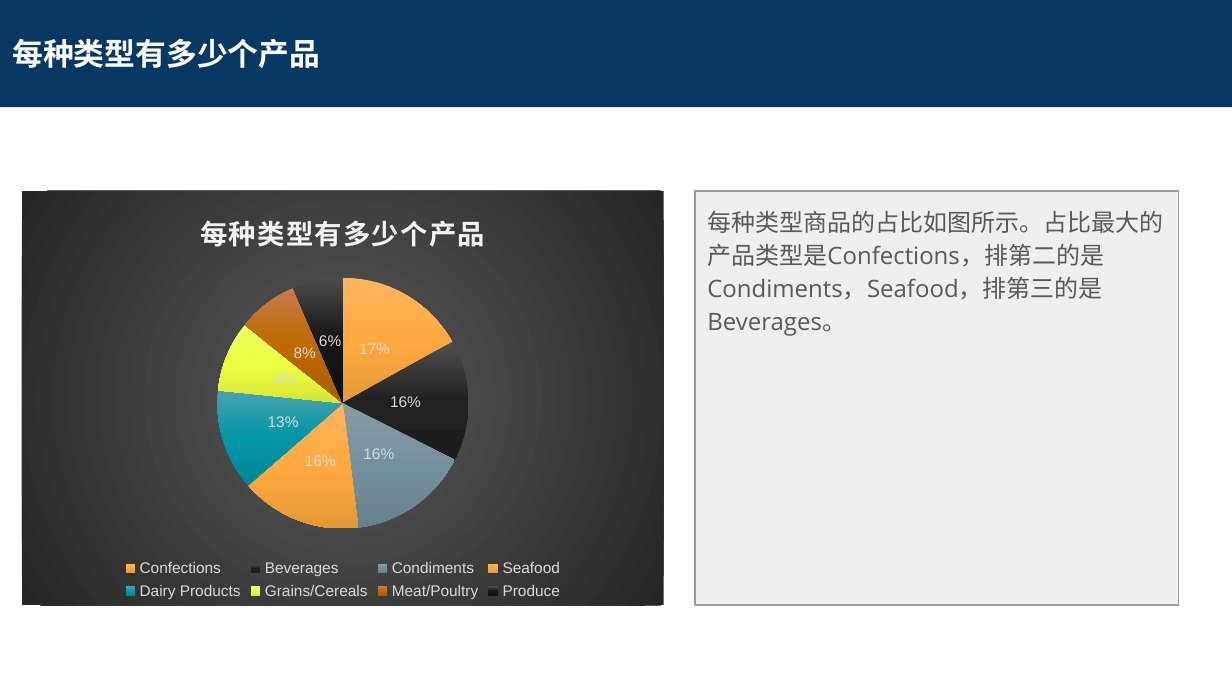
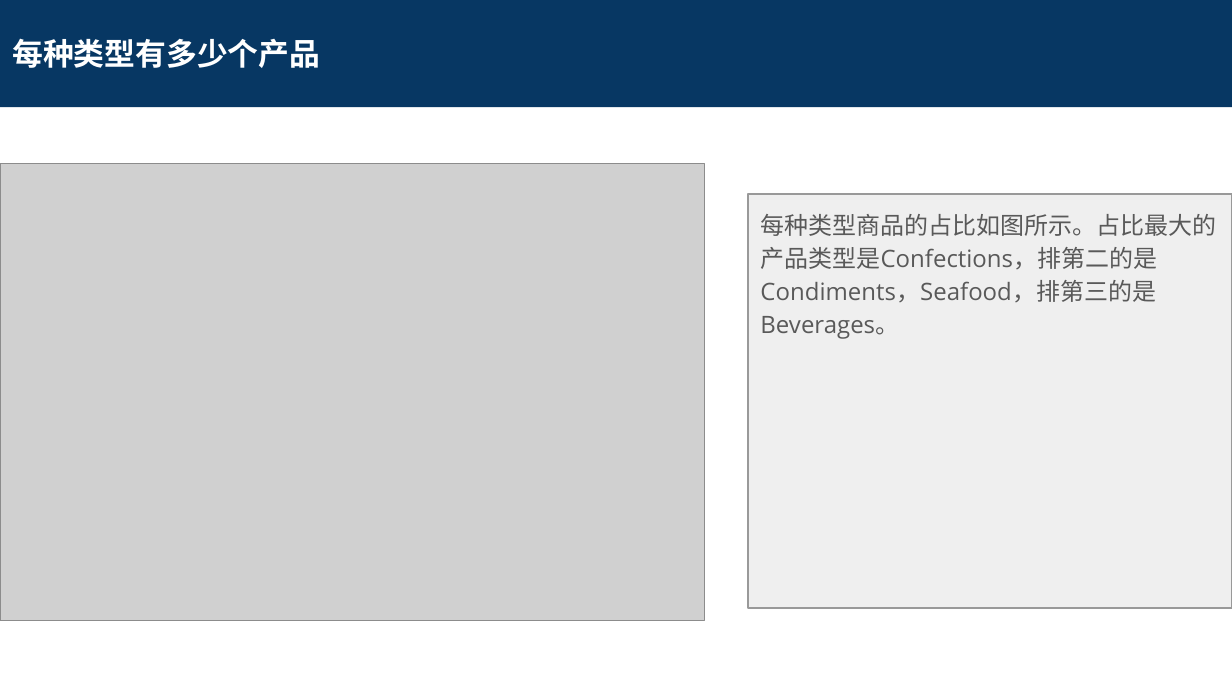
Before and after one commit to leesper/become-business-analyst, a slide deck: slide 12 of P4_CreateReportDB/SQL Project Submission.pptx. Drawn at 1232x693 pixels with LibreOffice and Linux fonts; fonts in the diff are those of the drawing; grey boxes stand for pictures. Boxes give left, top, right and bottom in pixels: in the first picture for what was removed or moved away, otherwise in the second. Text is boxed around its words. In the diff, an @@ line names an element or a change of style, - is before the commit and + after.

```diff
--- a/P4_CreateReportDB/SQL Project Submission.pptx
+++ b/P4_CreateReportDB/SQL Project Submission.pptx
@@ picture added at (x1=0, y1=164, x2=705, y2=621) @@
@@ pie chart removed at (x1=22, y1=191, x2=664, y2=605) @@
-title "每种类型有多少个产品 "
-categories: Confections, Beverages, Condiments, Seafood, Dairy Products, Grains/Cereals, Meat/Poultry, Produce
-Series 1: 17, 16, 16, 16, 13, 9, 8, 6
@@ rectangle removed at (x1=48, y1=191, x2=662, y2=605) @@
-<visualization>
@@ text "每种类型商品的占比如图所示。占比最大的产品类型是Confections，排第二的是Condiments，Seafood， ..." moved from (x1=695, y1=191, x2=1179, y2=605) to (x1=748, y1=195, x2=1232, y2=609) @@
```
Also in this commit, not shown: 13 other slides changed, 15 other files.
